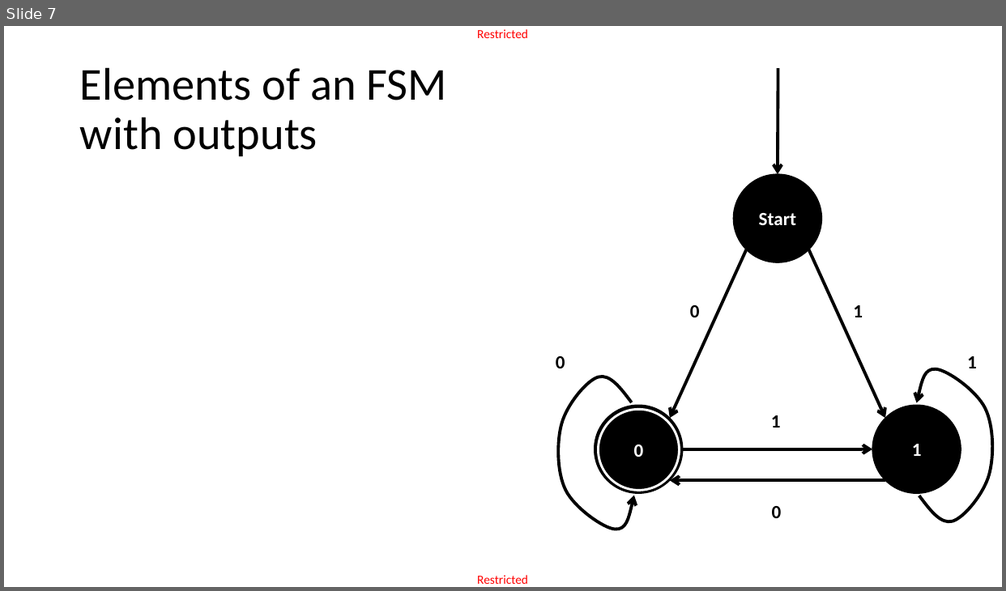
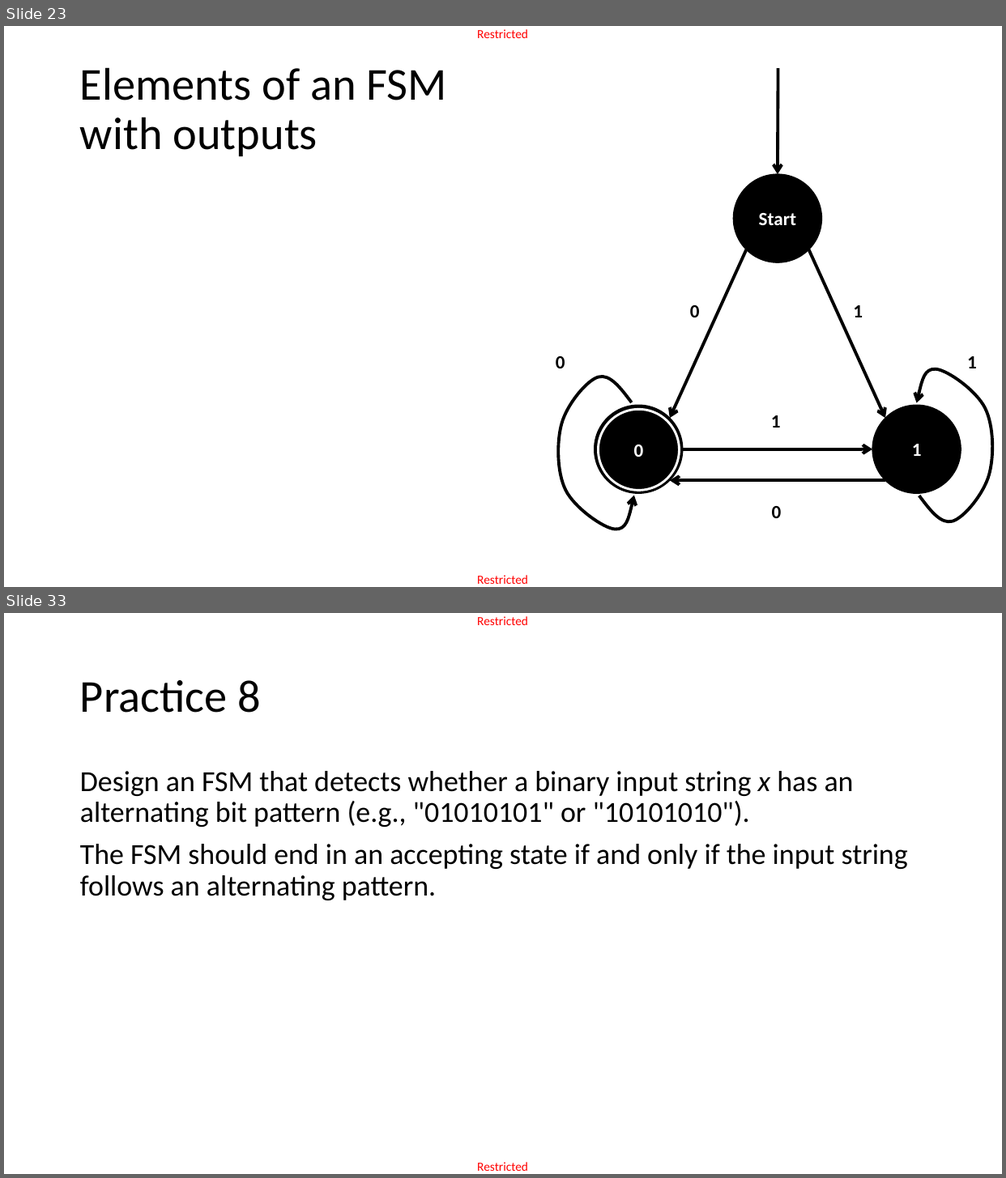
Before and after one commit to matthieudemari/SUTD_PLC_50_051, a slide deck: W9/W9S1/W9S1.pptx. Shown one above the other, each under a label of ours: slide 7 before the commit, slides 23 and 33 after it; the slides between them are not shown. The pictures are 1006x591 and 1006x1178 pixels, drawn with LibreOffice and Linux fonts; fonts in the diff are those of the drawing; grey boxes stand for pictures. Boxes give left, top, right and bottom in pixels: in the first picture for what was removed or moved away, otherwise in the second. Text is boxed around its words. In the diff, an @@ line names an element or a change of style, - is before the commit and + after.

```diff
--- a/W9/W9S1/W9S1.pptx
+++ b/W9/W9S1/W9S1.pptx
@@ slide 33 added at (x1=4, y1=613, x2=1002, y2=1174), background #FFFFFF; not listed: 2 template elements that a slide beside it also shows @@
@@ title added at (x1=80, y1=680, x2=262, y2=713), 44 pt, text #000000 @@
+Practice 8
@@ text added at (x1=80, y1=771, x2=908, y2=901), 28 pt, text #000000 @@
+Design an FSM that detects whether a binary input string x has an alternating bit pattern (e.g., "01010101" or "10101010").
+The FSM should end in an accepting state if and only if the input string follows an alternating pattern.
@@ what was slide 7 is now slide 23 @@
```
Also in this commit, not shown: 2 slides changed, 27 other slides added, 9 other files.
